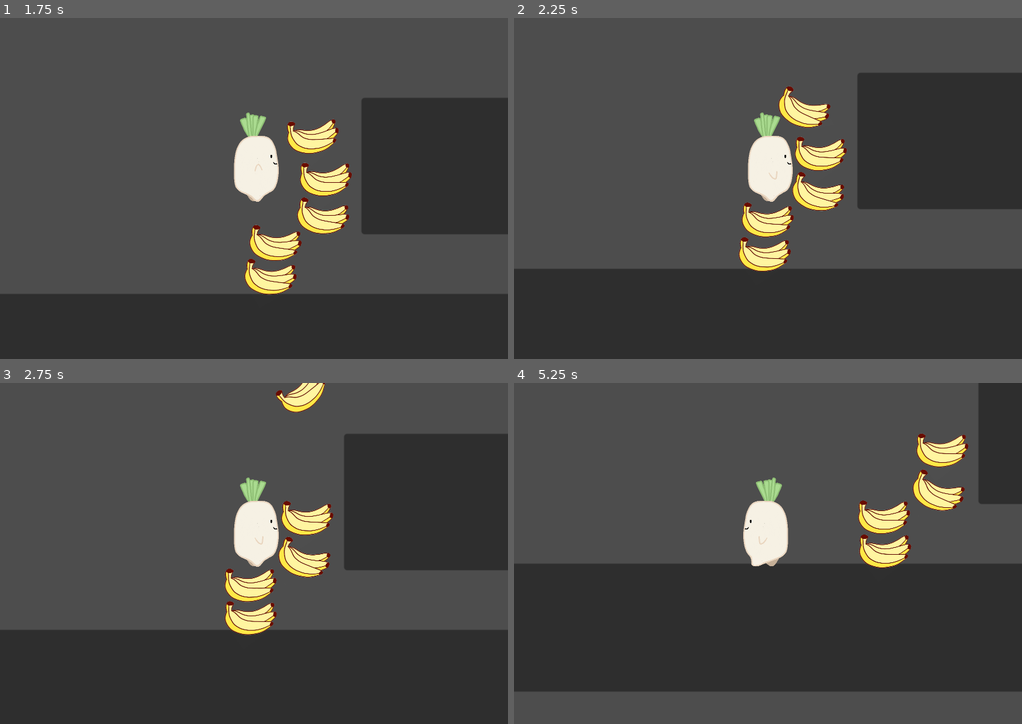
Above: before the commit, frames 1-4 (two rows, left to right).
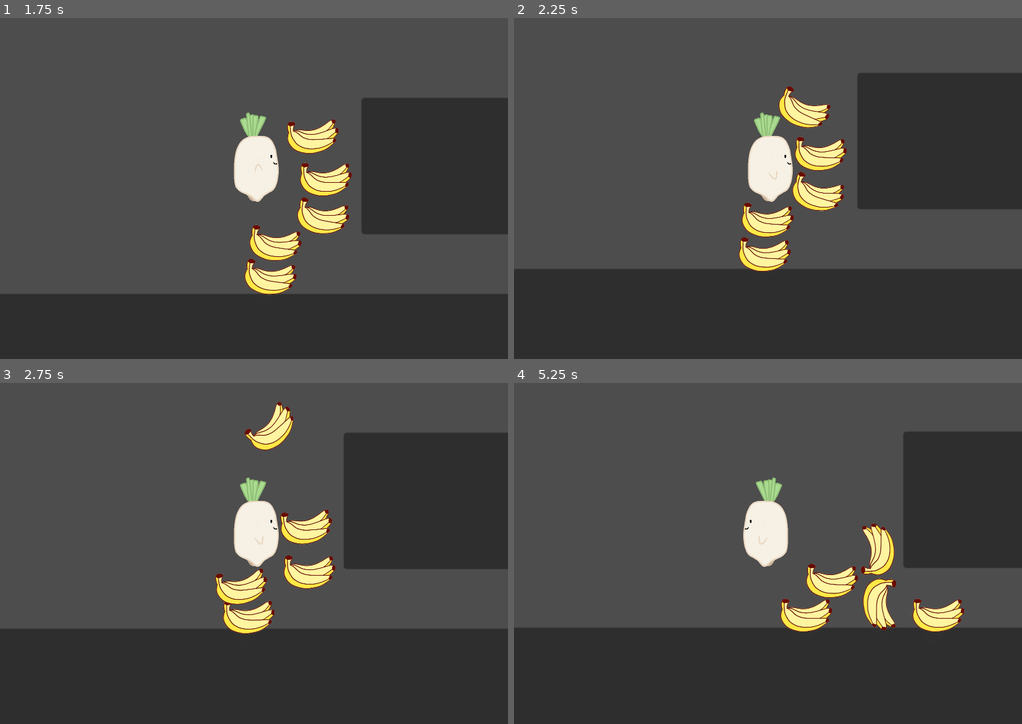
Above: after the commit, the same moments.

Repository: Boyquotes/daikon
Game: Godot game, scene res://menu.tscn
The game is run twice, just before and just after one commit, with the same random seed, the same clock (stepped at 60 frames per second) and the same inputs. Sound files missing from this copy of the repository are replaced by a short silence.
Inputs:
- Up to frame 1 (1.75 s): click "Start" at 0.5 s; tap Enter (ui_accept) at 1.25, 1.52 s; hold Right (ui_right) from 1.28 s (still down)
- Up to frame 2 (2.25 s): keep holding Right (ui_right)
- Up to frame 3 (2.75 s): keep holding Right (ui_right); tap Enter (ui_accept) at 2.27 s
- Up to frame 4 (5.25 s): release Right (ui_right) at 2.78 s; hold Left (ui_left) 2.78-3.53 s; hold Right (ui_right) 3.53-5.03 s; tap Enter (ui_accept) at 3.77, 4.52 s; hold Left (ui_left) from 5.03 s (still down)

Frame 1 is identical in both runs. In frame 2, 0.4% of the frame differs, in the area x 44-66%, y 19-75%; in frame 3, 4.3%; in frame 4, 37%, in the area x 0-100%, y 0-100%.

Commit message:
add fallzone

Diff:
--- a/level.tscn
+++ b/level.tscn
@@ -10,6 +10,9 @@
 
 [sub_resource type="RectangleShape2D" id="RectangleShape2D_30sho"]
 size = Vector2(1068, 101)
+
+[sub_resource type="RectangleShape2D" id="RectangleShape2D_i3od3"]
+size = Vector2(3018, 482)
 
 [node name="Level" type="Node2D"]
 script = ExtResource("1_1eiqh")
@@ -70,5 +73,14 @@
 [node name="RigidBody2D5" parent="." instance=ExtResource("3_85x0w")]
 position = Vector2(816, 1088)
 
+[node name="Fallzone" type="Area2D" parent="."]
+position = Vector2(86, 1394)
+metadata/_edit_group_ = true
+
+[node name="CollisionShape2D" type="CollisionShape2D" parent="Fallzone"]
+position = Vector2(3198, 231)
+shape = SubResource("RectangleShape2D_i3od3")
+
+[connection signal="finished" from="Music" to="." method="_on_audio_stream_player_finished"]
 [connection signal="finished" from="Music" to="." method="_on_music_finished"]
-[connection signal="finished" from="Music" to="." method="_on_audio_stream_player_finished"]
+[connection signal="body_entered" from="Fallzone" to="CharacterBody2D" method="_on_fallzone_body_entered"]
--- a/player/player.gd
+++ b/player/player.gd
@@ -48,3 +48,7 @@
 		velocity.x = move_toward(velocity.x, 0, SPEED)
 
 	move_and_slide()
+
+
+func _on_fallzone_body_entered(body):
+	get_tree().change_scene_to_file("res://level.tscn")
Not shown: 1 places in level.tscn that only renumber resources
